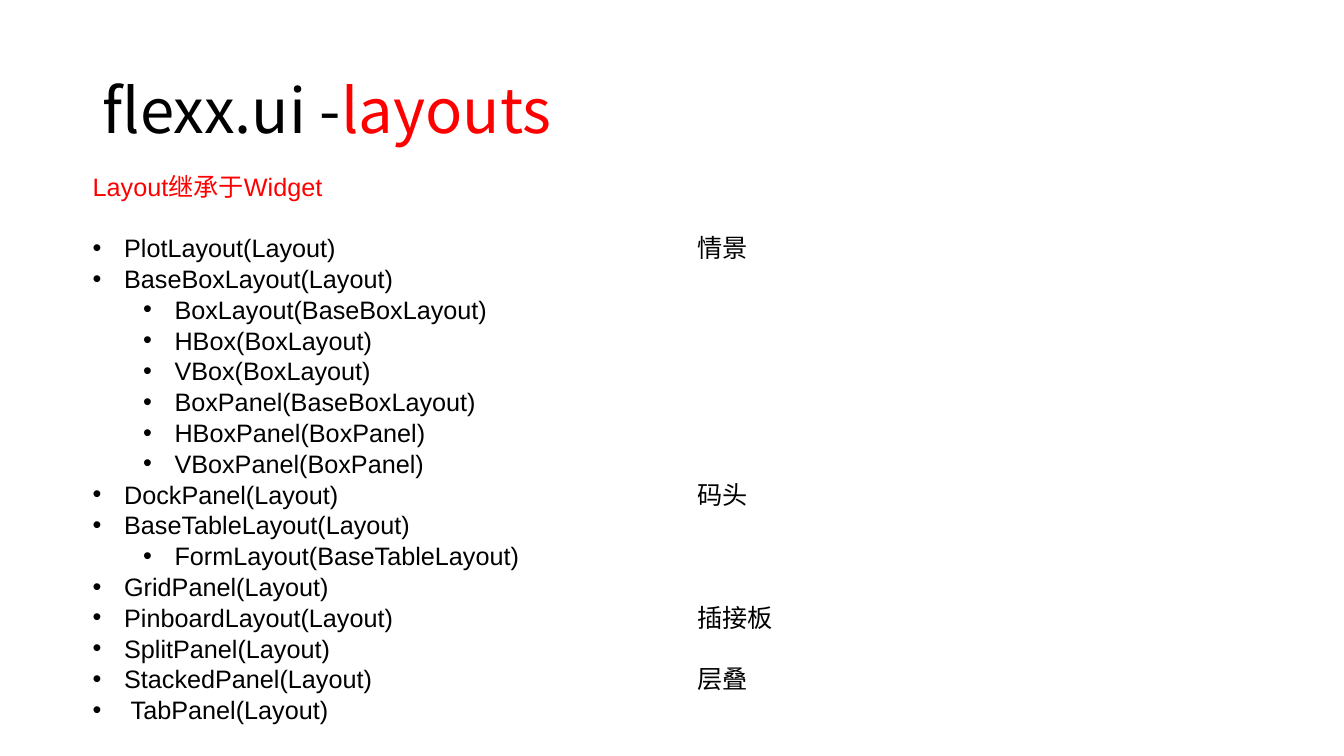
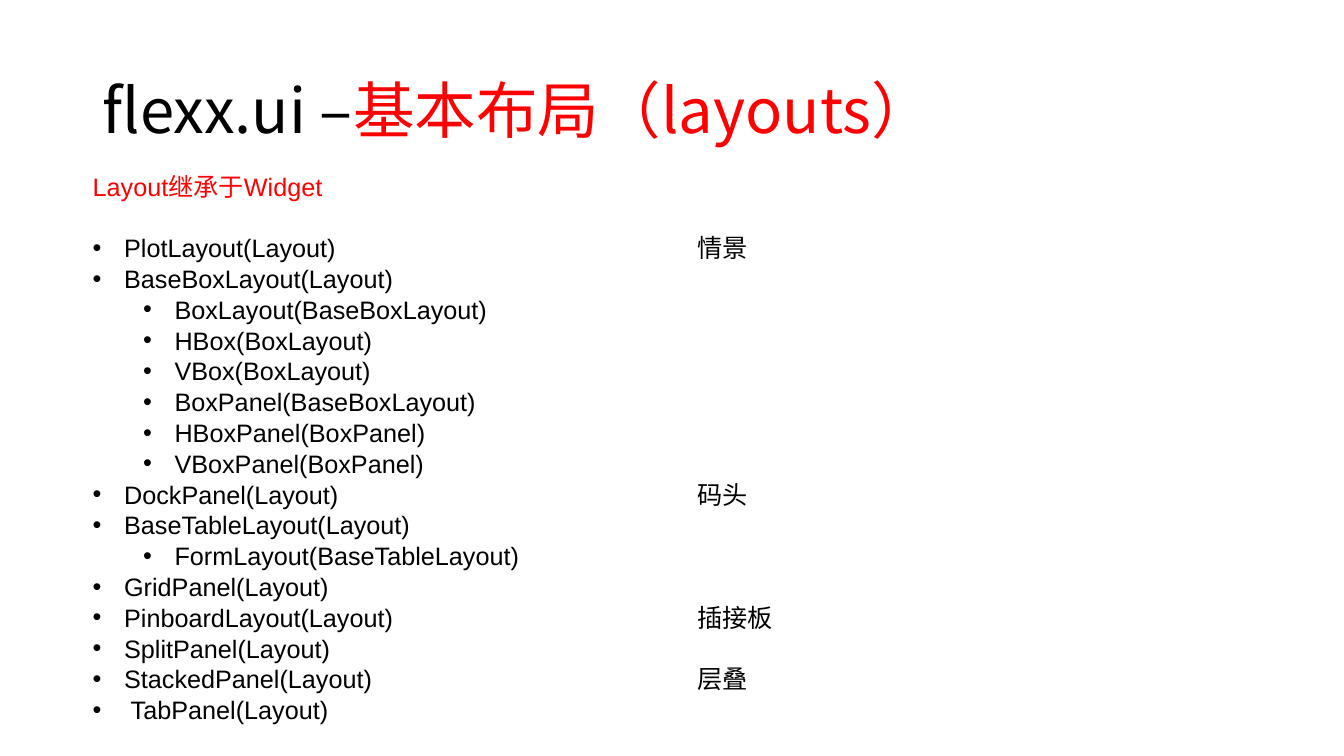
Before and after one commit to 260936767/UpdateServer, a slide deck: slide 13 of flexx_study/report for python&flexx.pptx (slide 11 before the commit). Drawn at 1344x756 pixels with LibreOffice and Linux fonts; fonts in the diff are those of the drawing. Boxes give left, top, right and bottom in pixels: in the first picture for what was removed or moved away, otherwise in the second. Text is boxed around its words. In the diff, an @@ line names an element or a change of style, - is before the commit and + after.

```diff
--- a/flexx_study/report for python&flexx.pptx
+++ b/flexx_study/report for python&flexx.pptx
@@ title at [102,80,933,148]: text changed; text colour #000000 to #FF0000 @@
-flexx.ui -layouts
+flexx.ui –基本布局（layouts）
```
Also in this commit, not shown: 13 other slides changed, 7 slides added, 1 slide removed, 1 other file.
